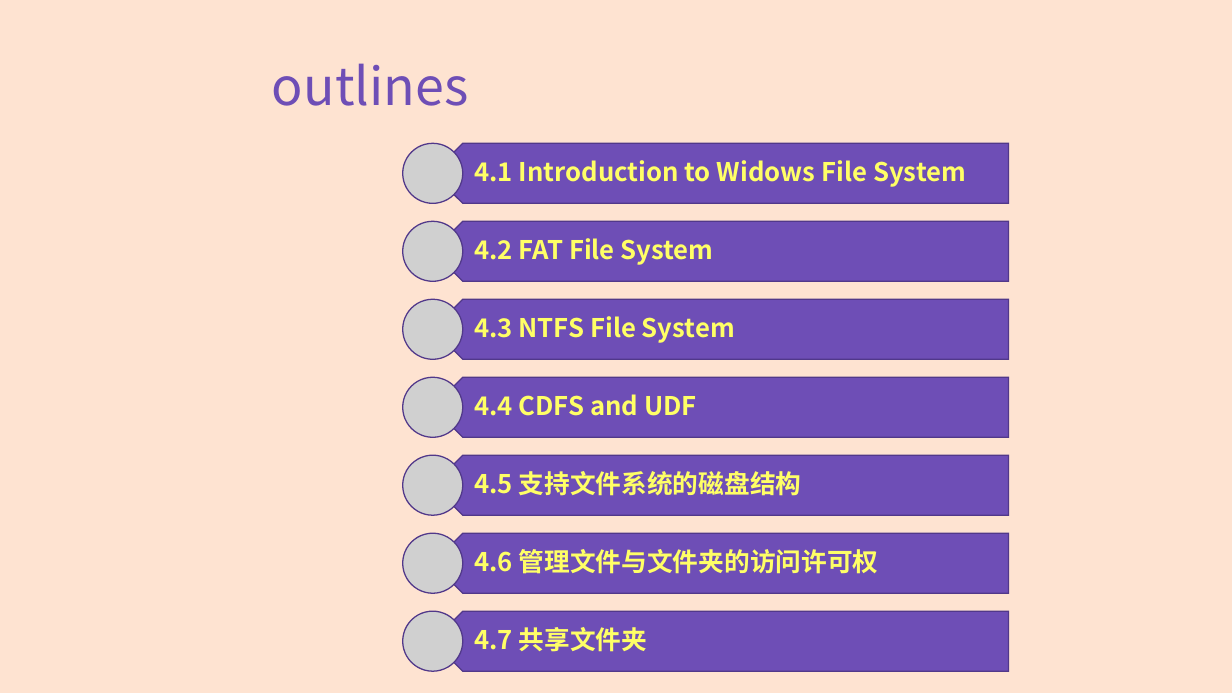
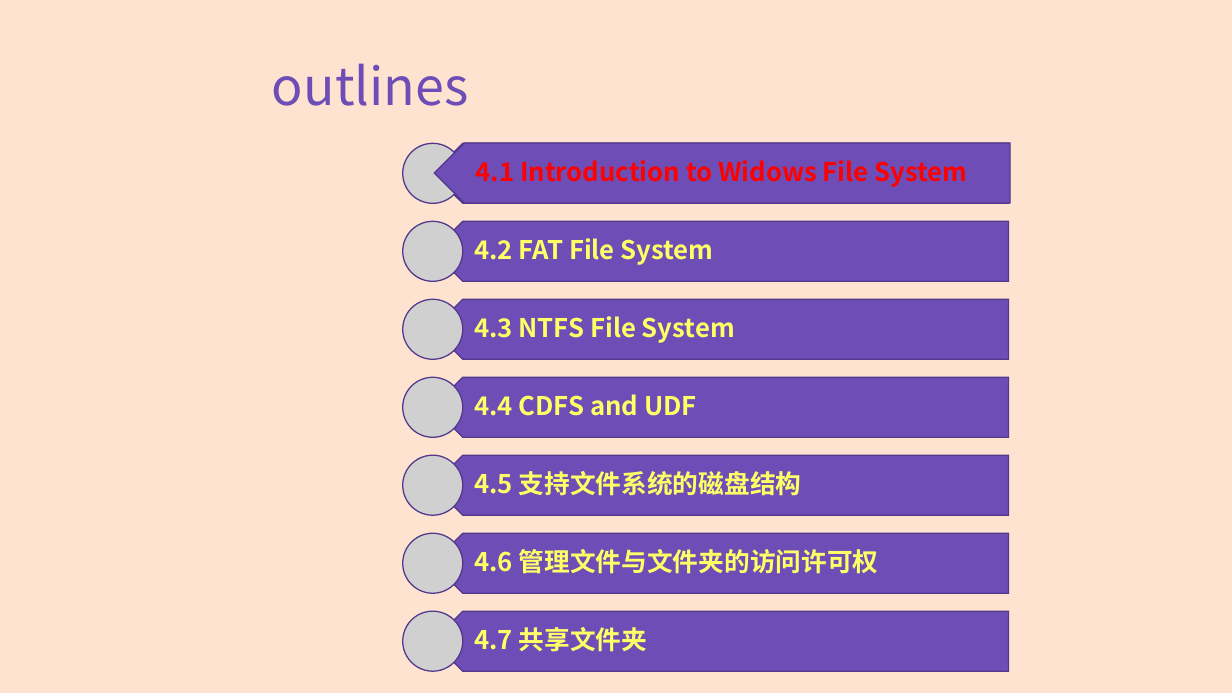
Before and after one commit to principleWindows/win-principle-2021, a slide deck: slide 2 of slides/instruction/principleWindows_4.pptx. Drawn at 1232x693 pixels with LibreOffice and Linux fonts; fonts in the diff are those of the drawing; grey boxes stand for pictures. Boxes give left, top, right and bottom in pixels: in the first picture for what was removed or moved away, otherwise in the second. Text is boxed around its words. In the diff, an @@ line names an element or a change of style, - is before the commit and + after.

```diff
--- a/slides/instruction/principleWindows_4.pptx
+++ b/slides/instruction/principleWindows_4.pptx
@@ pentagon arrow added at [434, 143, 1010, 203], fill #6E4EB6, outline #51388A 1 pt @@
@@ text added at [474, 160, 966, 187], 20 pt, text #FF0000, bold @@
+4.1 Introduction to Widows File System
```
Also in this commit, not shown: 34 other slides changed, 8 slides added, 6 other files.
